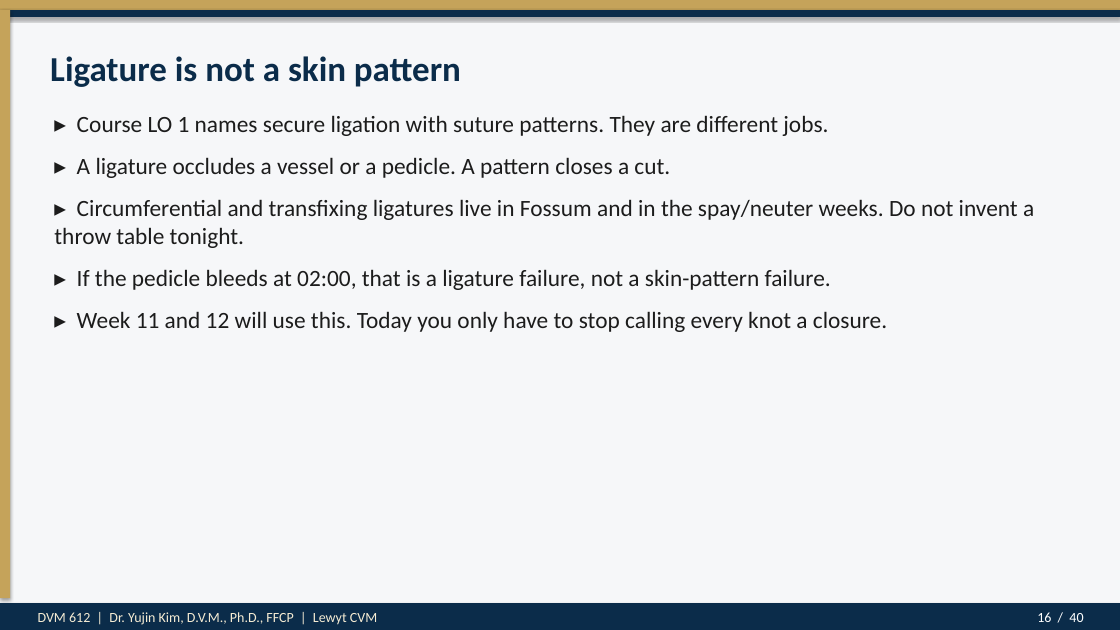
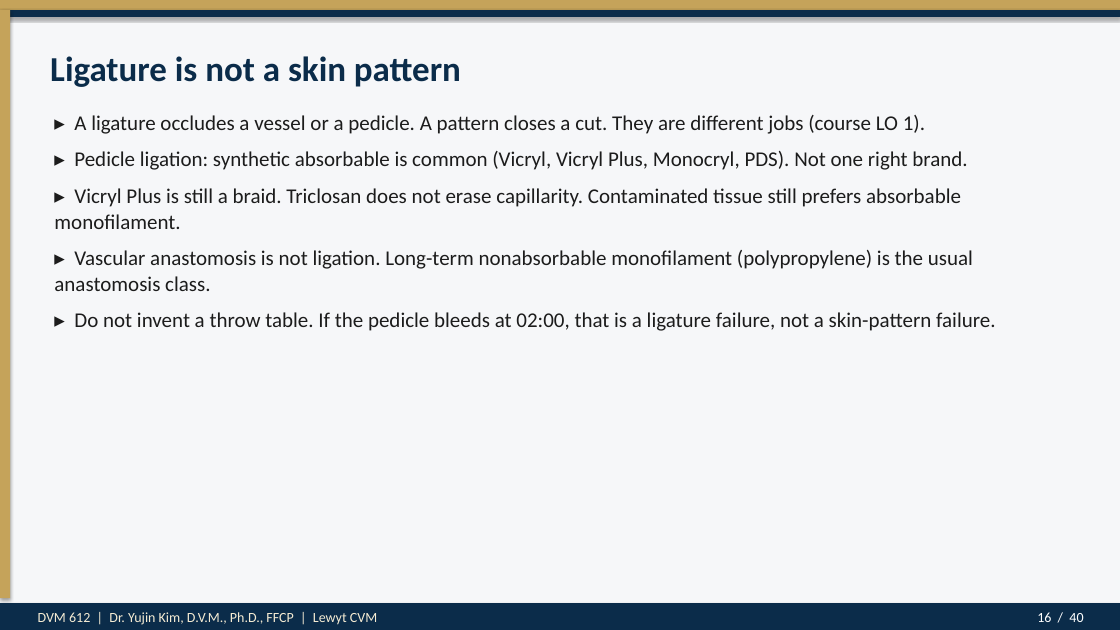
Before and after one commit to drkimvet/happycare, a slide deck: slide 16 of lectures/DVM-612_Week7_Suture_Patterns_Closures.pptx. Drawn at 1120x630 pixels with LibreOffice and Linux fonts; fonts in the diff are those of the drawing. Boxes give left, top, right and bottom in pixels: in the first picture for what was removed or moved away, otherwise in the second. Text is boxed around its words. In the diff, an @@ line names an element or a change of style, - is before the commit and + after.

```diff
--- a/lectures/DVM-612_Week7_Suture_Patterns_Closures.pptx
+++ b/lectures/DVM-612_Week7_Suture_Patterns_Closures.pptx
@@ text at (54,115,995,331): text changed; size 20 to 18 pt @@
-▸ Course LO 1 names secure ligation with suture patterns. They are different jobs.
-▸ A ligature occludes a vessel or a pedicle. A pattern closes a cut.
-▸ Circumferential and transfixing ligatures live in Fossum and in the spay/neuter weeks. Do not invent a throw table tonight.
-▸ If the pedicle bleeds at 02:00, that is a ligature failure, not a skin-pattern failure.
-▸ Week 11 and 12 will use this. Today you only have to stop calling every knot a closure.
+▸ A ligature occludes a vessel or a pedicle. A pattern closes a cut. They are different jobs (course LO 1).
+▸ Pedicle ligation: synthetic absorbable is common (Vicryl, Vicryl Plus, Monocryl, PDS). Not one right brand.
+▸ Vicryl Plus is still a braid. Triclosan does not erase capillarity. Contaminated tissue still prefers absorbable monofilament.
+▸ Vascular anastomosis is not ligation. Long-term nonabsorbable monofilament (polypropylene) is the usual anastomosis class.
+▸ Do not invent a throw table. If the pedicle bleeds at 02:00, that is a ligature failure, not a skin-pattern failure.
```
Also in this commit, not shown: 15 other slides changed, 3 other files.
